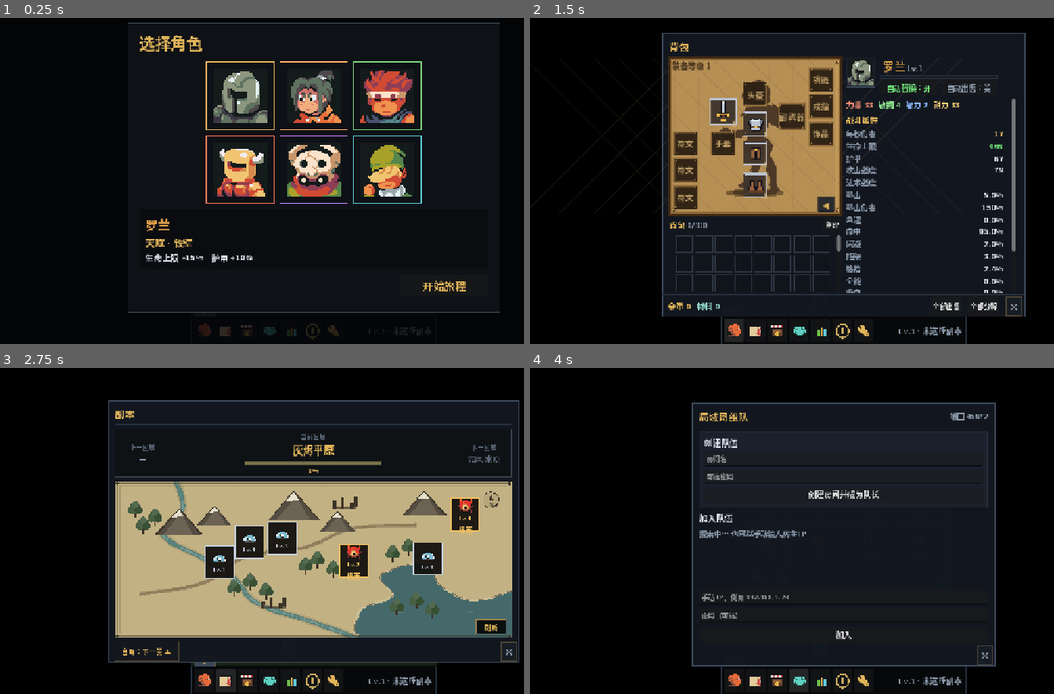
Above: before the commit, frames 1-4 (two rows, left to right).
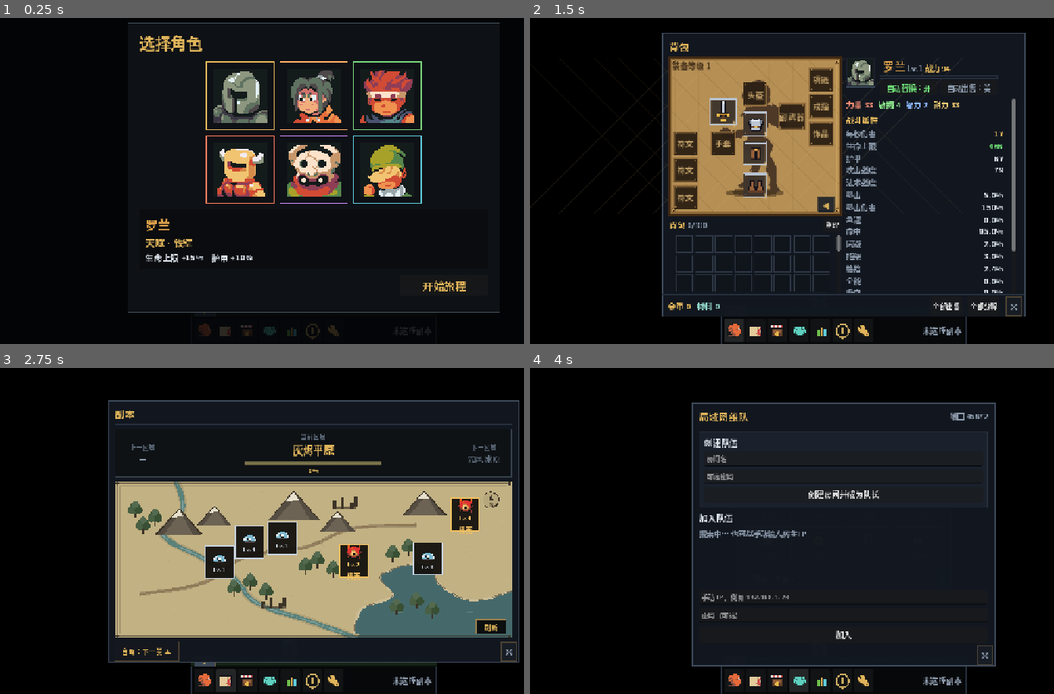
Above: after the commit, the same moments.

Repository: 958582184-dotcom/KeepForward
Game: Godot game, scene res://scenes/main.tscn
Same seed, same stepped clock (60 frames per second), same inputs: the game is played once before the commit and once after it.
Inputs (mouse positions are in pixels of both pictures, inside the frame that each line leads up to):
- Up to frame 1 (0.25 s): no input
- Up to frame 2 (1.5 s): click "开始旅程" at 0.5 s; click (734, 330) at 1.27 s
- Up to frame 3 (2.75 s): click (225, 680) at 2.02 s
- Up to frame 4 (4 s): click (776, 680) at 2.77 s; click (797, 680) at 3.52 s

The runs differ from the first frame. In frame 1, less than 0.1% of the frame differs, in the area x 70-73%, y 95-97%; in frame 2, less than 0.1%, in the area x 70-81%, y 14-97%; in frame 3, less than 0.1%; in frame 4, less than 0.1%.

Commit message:
Show gear power and remove level from status line

Diff:
--- a/src/autoload/game.gd
+++ b/src/autoload/game.gd
@@ -680,6 +680,15 @@
 	_dirty = true
 
 
+func combat_power() -> int:
+	var total := 0.0
+	for key in Data.EQUIP_ORDER:
+		var it: GameItem = equipment.get(key)
+		if it != null:
+			total += it.score(class_id)
+	return int(round(total))
+
+
 func can_equip_to(item: GameItem, key: String) -> bool:
 	if item == null or not _can_use_item(item):
 		return false
--- a/src/core/data.gd
+++ b/src/core/data.gd
@@ -2,7 +2,7 @@
 extends RefCounted
 
 const TITLE := "KeepForward"
-const VERSION := "0.62.0"
+const VERSION := "0.63.0"
 const SAVE_PATH := "user://ember_walker_save.json"
 const INVENTORY_SIZE := 100
 const MAX_LEVEL := 60
--- a/src/ui/hud.gd
+++ b/src/ui/hud.gd
@@ -235,13 +235,13 @@
 func update_status_line() -> void:
 	if _status_label == null:
 		return
-	var text := "Lv.%d" % Game.level
+	var text := ""
 	if Game.current_dungeon.is_empty():
-		text += " · 未选择副本"
+		text = "未选择副本"
 	elif String(Game.current_dungeon.get("kind", "normal")) == "boss":
-		text += " · 首领 Lv.%d" % int(Game.current_dungeon.get("level", 1))
+		text = "首领 Lv.%d" % int(Game.current_dungeon.get("level", 1))
 	else:
-		text += " · %s" % Data.dungeon_title(Game.current_dungeon)
+		text = "%s" % Data.dungeon_title(Game.current_dungeon)
 		var diff := String(Game.current_dungeon.get("difficulty", "normal"))
 		if diff != "normal":
 			text += " %s" % String(Data.DIFFICULTIES[diff]["name"])
--- a/src/ui/windows/backpack_window.gd
+++ b/src/ui/windows/backpack_window.gd
@@ -197,6 +197,10 @@
 	level_label.vertical_alignment = VERTICAL_ALIGNMENT_BOTTOM
 	level_label.size_flags_vertical = Control.SIZE_EXPAND_FILL
 	char_head.add_child(level_label)
+	var power_label := UiKit.label("战力 %s" % UiKit.num(Game.combat_power()), 11, UiKit.COL_GOLD)
+	power_label.vertical_alignment = VERTICAL_ALIGNMENT_BOTTOM
+	power_label.size_flags_vertical = Control.SIZE_EXPAND_FILL
+	char_head.add_child(power_label)
 	char_head.add_child(UiKit.spacer())
 	info.add_child(char_head)
 	var exp_bar := UiKit.progress(Game.exp, Game.exp_to_next(), 6, UiKit.COL_TEAL)
Binary file changed: shots/bag.png
Binary file added: shots/v630_bag.png
Not shown, added: shots/v630_bag.png.import
